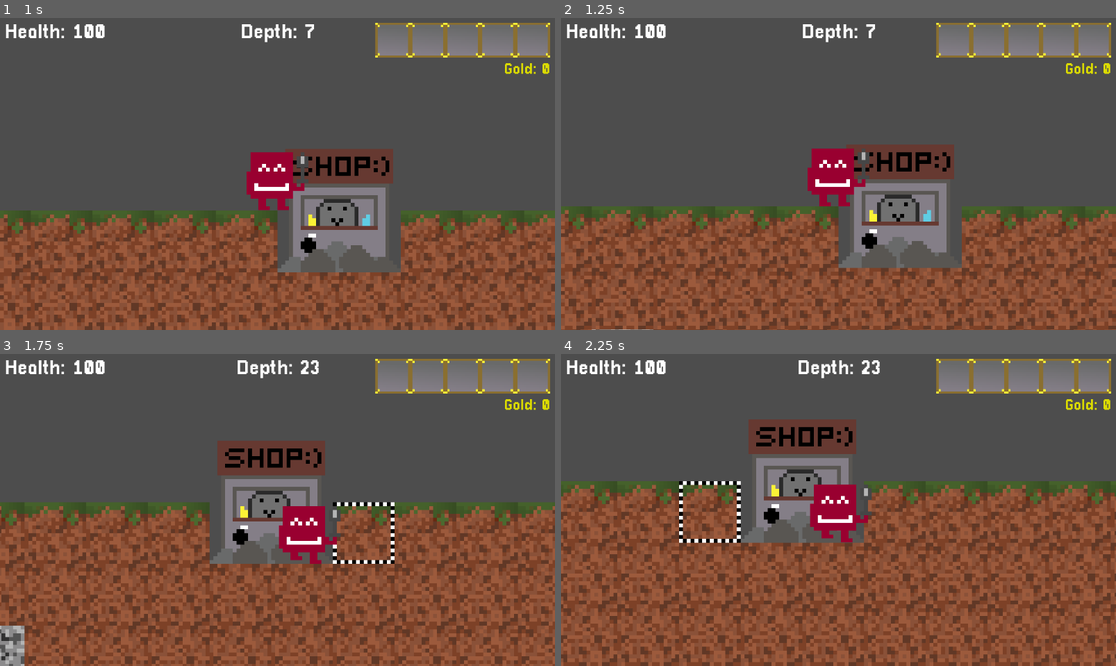
Above: before the commit, frames 1-4 (two rows, left to right).
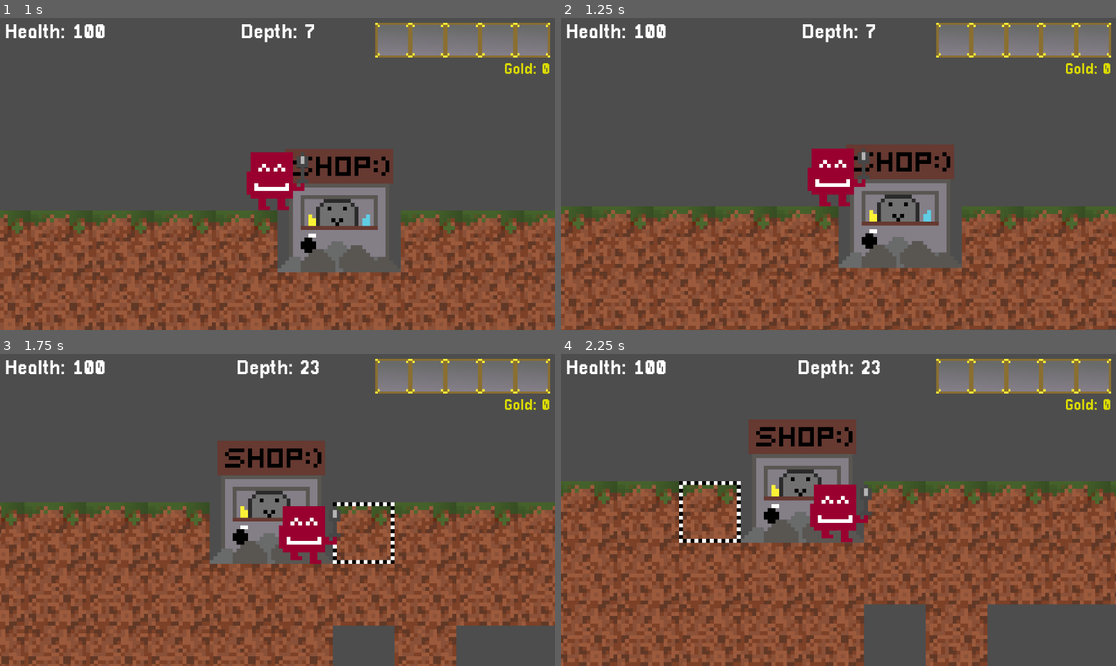
Above: after the commit, the same moments.

Repository: Deeeeelan/Campfire-Game
Game: Godot game, scene res://Scenes/Title Screen.tscn
Two runs of this game, one before a commit and one after it. Both use one fixed random seed, a clock stepped at 60 frames per second and the inputs below.
Inputs (mouse positions are in pixels of both pictures, inside the frame that each line leads up to):
- Up to frame 1 (1 s): click "Play" at 0.5 s
- Up to frame 2 (1.25 s): no input
- Up to frame 3 (1.75 s): move the mouse to (399, 494) at 1.27 s; hold D (Right) from 1.28 s (still down); click (399, 494) at 1.42 s; tap W (Jump) at 1.52 s
- Up to frame 4 (2.25 s): keep holding D (Right); move the mouse to (727, 525) at 2.02 s

Frame 1 is identical in both runs. In frame 2, less than 0.1% of the frame differs, in the area x 5-100%, y 99-100%; in frame 3, 4.3%; in frame 4, 6.8%, in the area x 54-100%, y 80-100%.

Commit message:
Increase generate distance

Diff:
--- a/Scripts/game_script.gd
+++ b/Scripts/game_script.gd
@@ -1,6 +1,6 @@
 extends Node
 
-const GENERATE_DIST = 35
+const GENERATE_DIST = 40
 const STONE_LAYER = 200.0
 const MAX_CAVE_SIZE = 250
 #const PATTERNS = {
